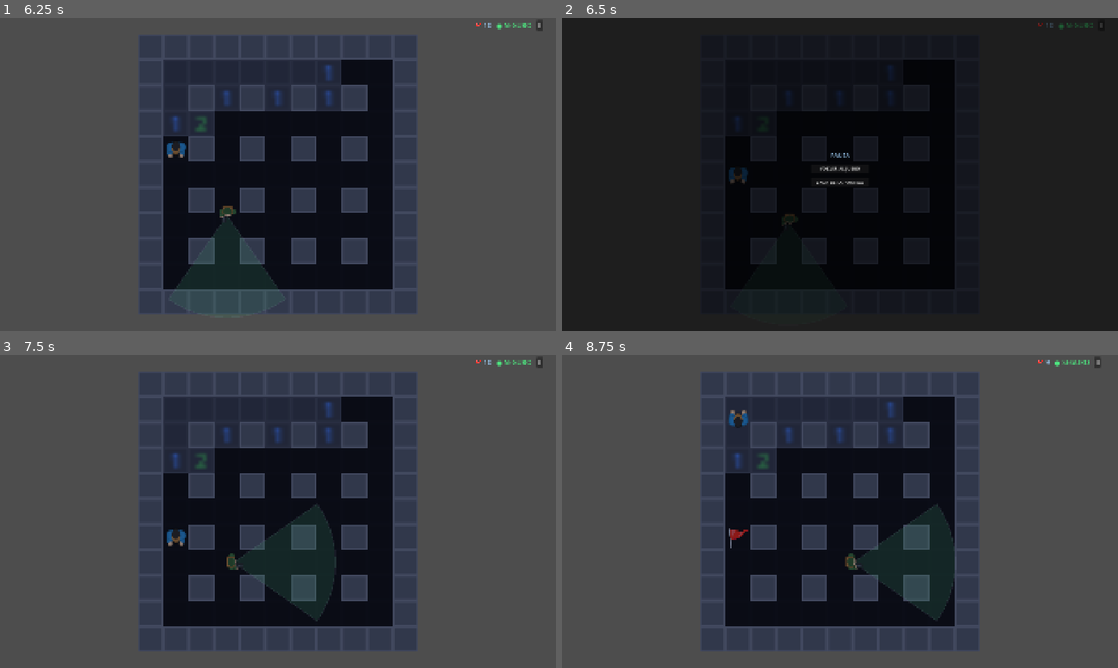
Above: before the commit, frames 1-4 (two rows, left to right).
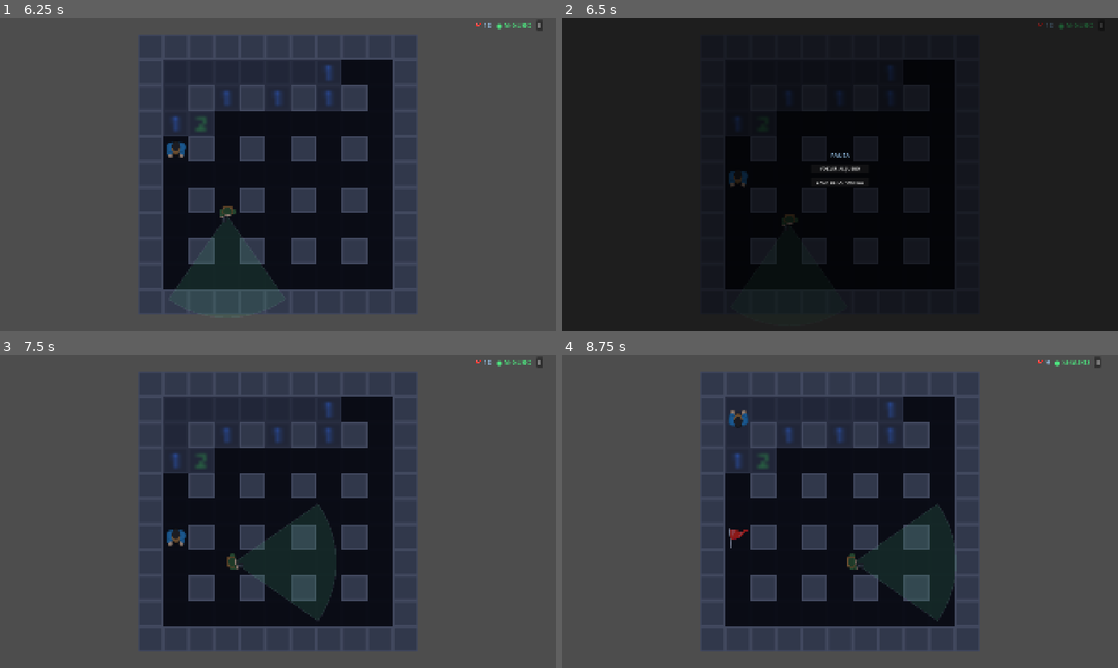
Above: after the commit, the same moments.

Repository: MayraSRS04/Darkfield
Game: Godot game, scene res://scenes/00_menu.tscn
The game is run twice, just before and just after one commit, with the same random seed, the same clock (stepped at 60 frames per second) and the same inputs.
Inputs:
- Up to frame 1 (6.25 s): tap Enter at 0.5 s; hold Up (ui_up) 0.53-1.25 s; tap F at 0.6, 3.6, 4.35, 5.1, 5.85 s; tap Space at 0.77, 3.77, 5.27, 6.02 s; click "PARTIDA RÁPIDA" at 1.25 s; click "FÁCIL" at 2 s; click "II" at 2.75 s; hold Up (ui_up) 3.53-4.28 s; hold Left (ui_left) 4.28-5.78 s; hold Down (ui_down) from 5.78 s (still down)
- Up to frame 2 (6.5 s): keep holding Down (ui_down); tap Escape (pausa) at 6.4 s
- Up to frame 3 (7.5 s): release Down (ui_down) at 6.53 s; hold Right (ui_right) 6.53-7.25 s; tap F at 6.6 s; tap Space at 6.77 s; click "VOLVER AL JUEGO" at 7.25 s
- Up to frame 4 (8.75 s): hold Up (ui_up) from 8.03 s (still down); tap F at 8.1 s

Frame 1 is identical in both runs. In frame 2, less than 0.1% of the frame differs, in the area x 30-41%, y 47-67%; in frame 3, less than 0.1%; in frame 4, less than 0.1%.

Commit message:
fix: pausa y reanudar con esc fixeado

Diff:
--- a/scenes/juego.gd
+++ b/scenes/juego.gd
@@ -290,10 +290,6 @@
 		lbl_alerta.text = "● SEGURO"
 		lbl_alerta.add_theme_color_override("font_color", Color(0.3, 0.9, 0.5))
 
-func _unhandled_input(event: InputEvent) -> void:
-	if event.is_action_pressed("pausa") and not muerto and GameManager.estado == GameManager.Estado.JUGANDO:
-		_on_pausa()
-
 func _iniciar_fade() -> void:
 	fade_fondo.modulate.a = 1.0
 	var tween := create_tween()
--- a/scenes/pausa.gd
+++ b/scenes/pausa.gd
@@ -1,6 +1,9 @@
 extends CanvasLayer
 
-func _unhandled_input(event: InputEvent) -> void:
-	if event.is_action_pressed("pausa") and GameManager.estado == GameManager.Estado.PAUSA:
-		get_tree().paused = false
-		GameManager.reanudar()
+func _process(_delta: float) -> void:
+	if not Input.is_action_just_pressed("pausa"):
+		return
+	if GameManager.estado == GameManager.Estado.JUGANDO:
+		get_parent()._on_pausa()
+	elif GameManager.estado == GameManager.Estado.PAUSA:
+		get_parent()._on_reanudar()
